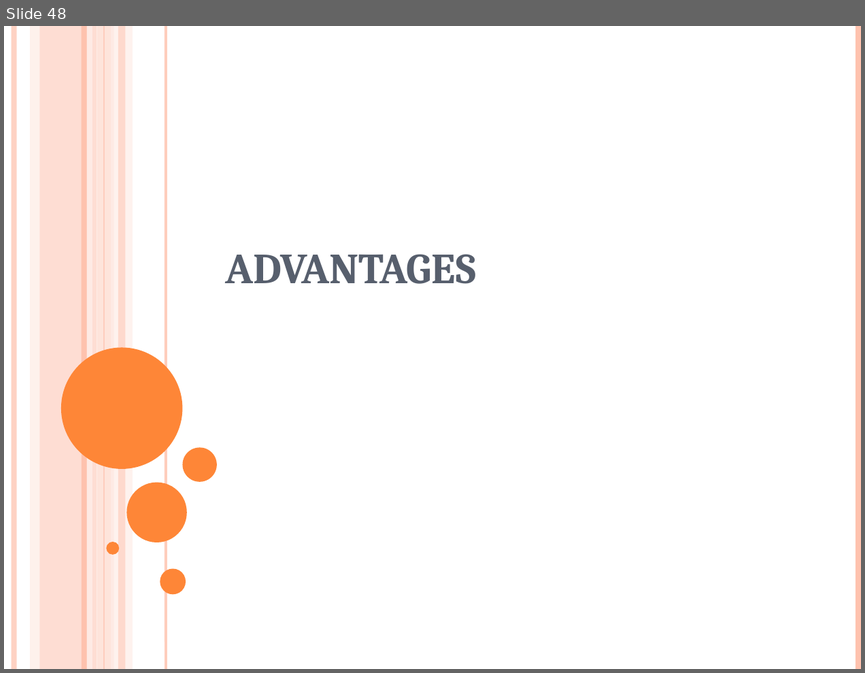
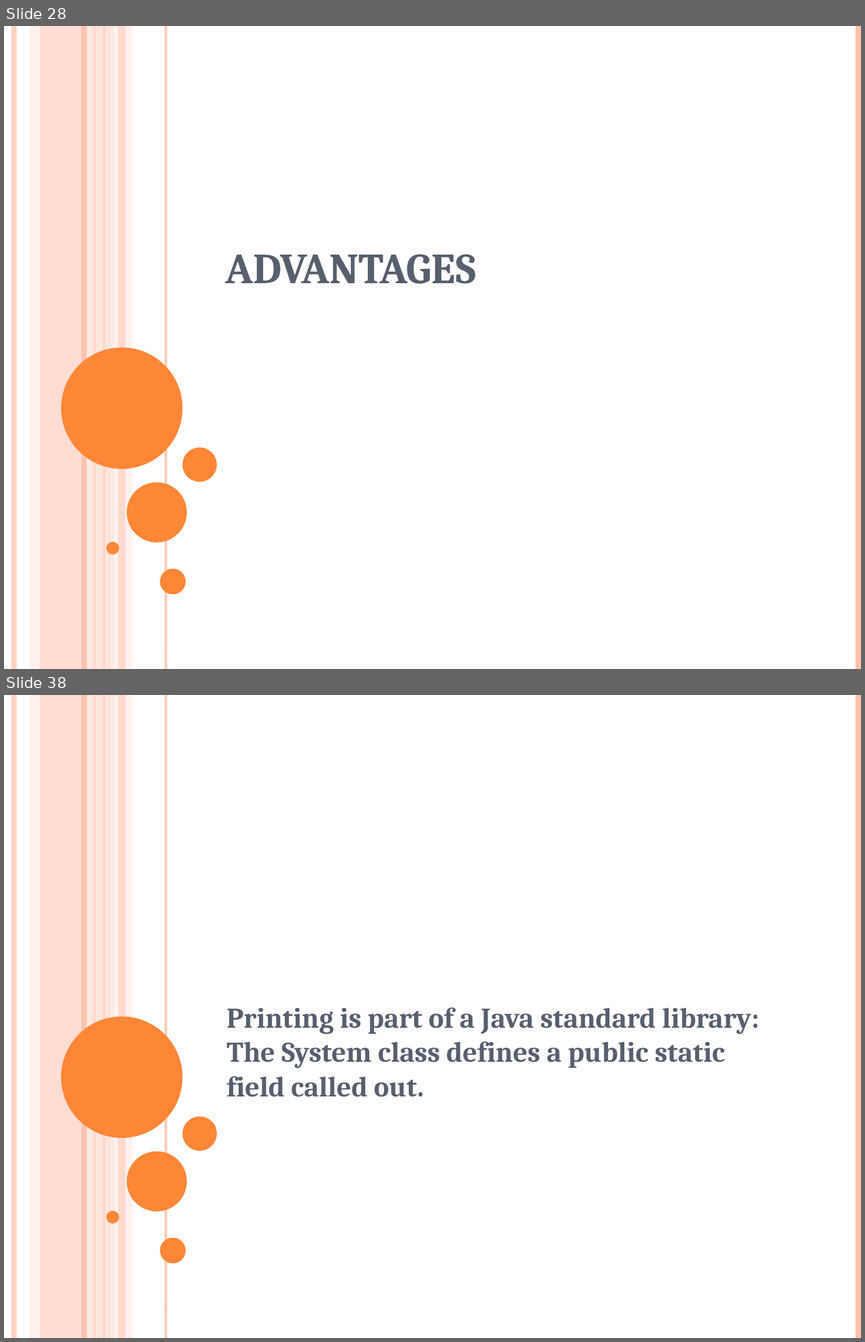
Before and after one commit to surabhi5/instant-ppt, a slide deck: output.pptx. Shown one above the other, each under a label of ours: slide 48 before the commit, slides 28 and 38 after it; the slides between them are not shown. The pictures are 865x673 and 865x1342 pixels, drawn with LibreOffice and Linux fonts; fonts in the diff are those of the drawing. Boxes give left, top, right and bottom in pixels: in the first picture for what was removed or moved away, otherwise in the second. Text is boxed around its words. In the diff, an @@ line names an element or a change of style, - is before the commit and + after.

```diff
--- a/output.pptx
+++ b/output.pptx
@@ slide 38 added at box(4, 695, 861, 1338), background #FFFFFF; not listed: 16 template elements that a slide beside it also shows @@
@@ subtitle added at box(226, 1007, 759, 1097), 24 pt, text #575F6D, bold @@
+Printing is part of a Java standard library: The System class defines a public static field called out.
@@ what was slide 48 is now slide 28 @@
```
Also in this commit, not shown: 2 slides changed, 68 other slides added, 111 slides removed, 2 other files.
